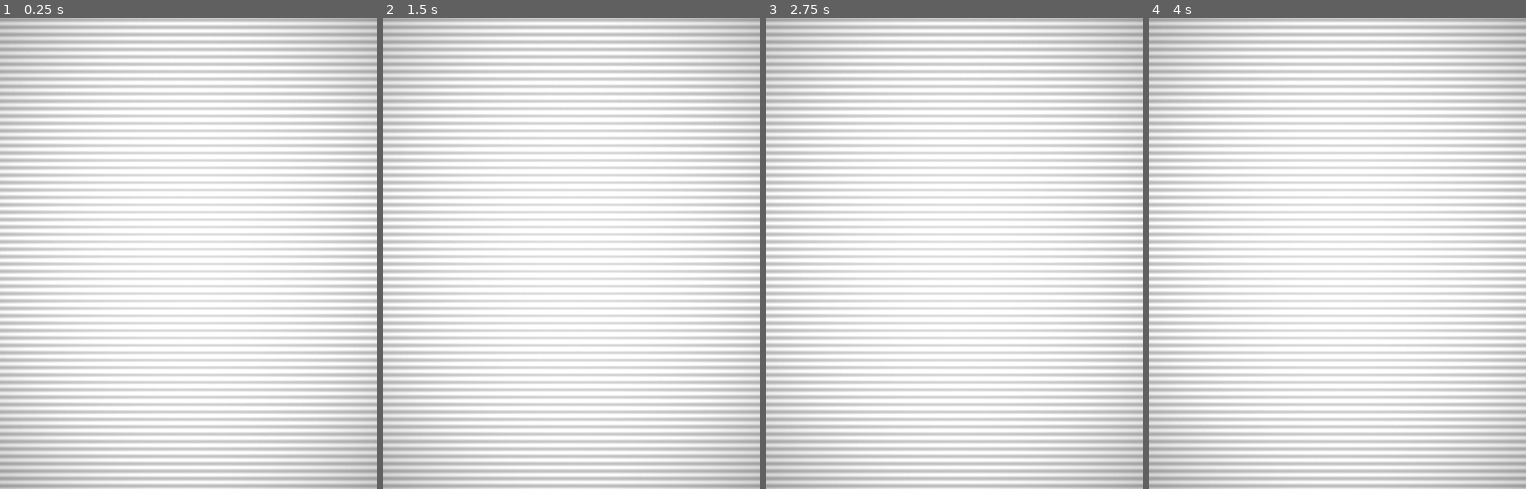
Above: before the commit, frames 1-4 (left to right).
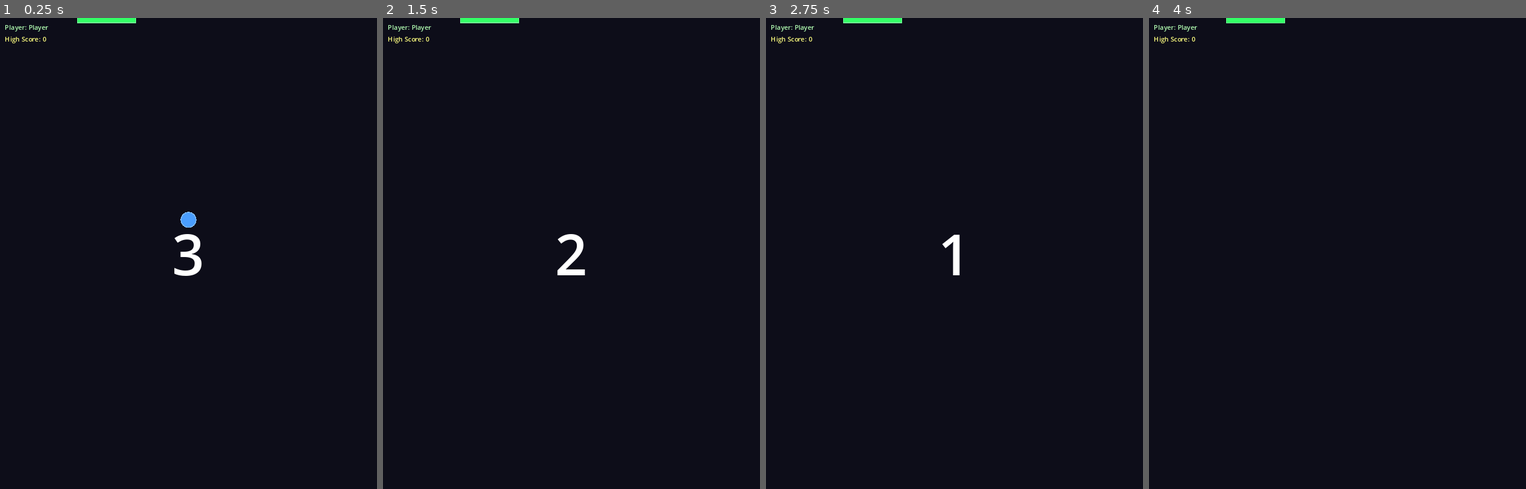
Above: after the commit, the same moments.

Repository: Synthetic-Virus/Bounce-Ascent
Game: Godot game, scene res://scenes/Game.tscn
Same seed, same stepped clock (60 frames per second), same inputs: the game is played once before the commit and once after it. This scene is started directly instead of the project's main scene.
Inputs:
- Up to frame 1 (0.25 s): no input
- Up to frame 2 (1.5 s): tap Enter (ui_accept) at 0.5, 0.77 s; hold Right (ui_right) from 0.53 s (still down)
- Up to frame 3 (2.75 s): tap Enter (ui_accept) at 1.52, 2 s; release Right (ui_right) at 2.03 s; hold Left (ui_left) from 2.03 s (still down)
- Up to frame 4 (4 s): tap Enter (ui_accept) at 2.75, 3.02, 3.5, 3.77 s; release Left (ui_left) at 2.78 s; hold Right (ui_right) from 2.78 s (still down)

The runs differ from the first frame. In frame 1, 100% of the frame differs, in the area x 0-100%, y 0-100%; in frame 2, 100%; in frame 3, 100%; in frame 4, 100%.

Commit message:
Fix white screen and profile editor issues
Critical fixes:
- Disabled CRT shader (was causing white screen)
  * Shader was sampling from empty texture
  * Will be re-implemented properly in future update
- Fixed ProfileEditor background to fill entire screen
- Changed button text from "CLOSE" to "BACK TO MENU"
- ProfileEditor now properly covers main menu
- ESC key still works to close profile editor

Game is now fully playable:
- Ball renders correctly
- Profile editor works properly
- All gameplay features functional

🤖 Generated with [Claude Code](https://claude.com/claude-code)

Co-Authored-By: Claude <noreply@anthropic.com>

Diff:
--- a/scripts/Game.gd
+++ b/scripts/Game.gd
@@ -20,8 +20,8 @@
 	bg.z_index = -100
 	add_child(bg)
 
-	# Add CRT shader overlay
-	add_crt_shader()
+	# Add CRT shader overlay (disabled for now - causes white screen)
+	# add_crt_shader()
 
 	# Create camera
 	camera = Camera2D.new()
@@ -151,7 +151,8 @@
 	# Create a ColorRect that covers the screen
 	var crt_rect = ColorRect.new()
 	crt_rect.size = Vector2(800, 1000)
-	crt_rect.color = Color.WHITE
+	crt_rect.color = Color(1.0, 1.0, 1.0, 0.0)  # Transparent white
+	crt_rect.mouse_filter = Control.MOUSE_FILTER_IGNORE  # Don't block mouse
 
 	# Load and apply the CRT shader
 	var shader = load("res://resources/shaders/crt_shader.gdshader")
--- a/scripts/ProfileEditor.gd
+++ b/scripts/ProfileEditor.gd
@@ -19,10 +19,15 @@
 ]
 
 func _ready():
+	# Make this control fill the screen
+	anchor_right = 1.0
+	anchor_bottom = 1.0
+
 	# Set background - fully opaque to hide main menu
 	var bg = ColorRect.new()
 	bg.color = Color(0.05, 0.05, 0.1, 1.0)  # Fully opaque
-	bg.size = Vector2(800, 1000)
+	bg.anchor_right = 1.0
+	bg.anchor_bottom = 1.0
 	bg.z_index = -1
 	add_child(bg)
 
@@ -130,10 +135,10 @@
 	spacer4.custom_minimum_size = Vector2(0, 20)
 	container.add_child(spacer4)
 
-	# Close button
+	# Back button
 	close_button = Button.new()
-	close_button.text = "CLOSE"
-	close_button.custom_minimum_size = Vector2(200, 50)
+	close_button.text = "BACK TO MENU"
+	close_button.custom_minimum_size = Vector2(300, 50)
 	close_button.add_theme_font_size_override("font_size", 24)
 	close_button.pressed.connect(_on_close_pressed)
 	container.add_child(close_button)
